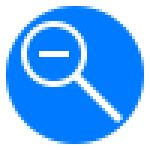
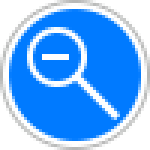
Layered file, before and after one edit (150x150). Changes by layer:
painted on "Form 5" over [left=39, top=51, right=69, bottom=60]
painted on "Form 4" over [left=72, top=72, right=123, bottom=123]
painted on "Ellipse 1" (1st of 2) over [left=21, top=21, right=87, bottom=87]
added layer "Ellipse 1 Kopie" above "Ellipse 1" over [left=0, top=0, right=150, bottom=150]
painted on "Ellipse 1" (2nd of 2) over [left=6, top=6, right=144, bottom=144]
